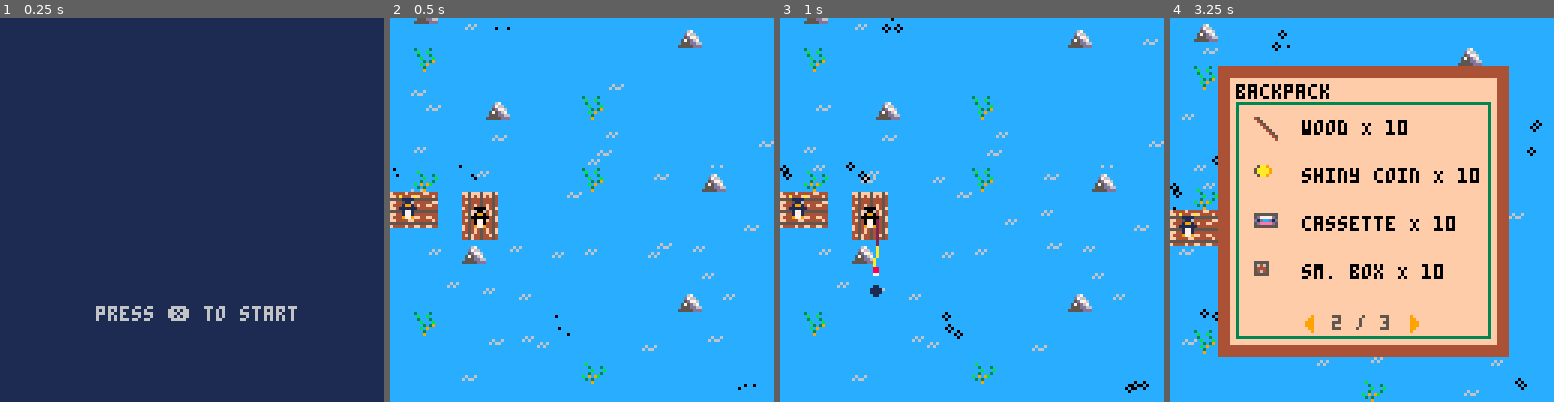
Above: before the commit, frames 1-4 (left to right).
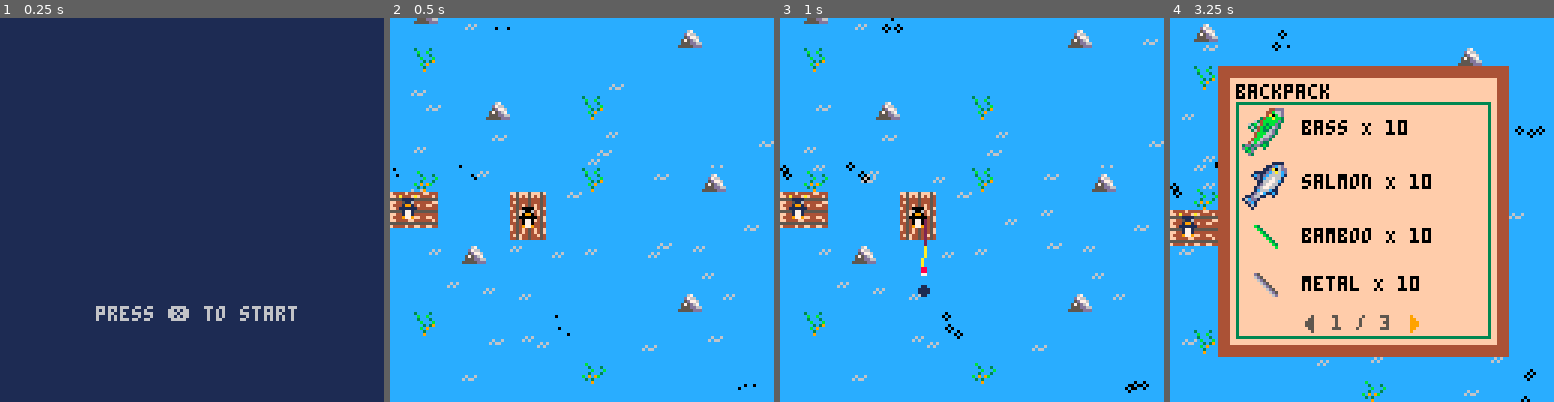
Above: after the commit, the same moments.

Repository: camirmas/carts
Game: PICO-8 cartridge projects/jam.p8
Same seed, same stepped clock (60 frames per second), same inputs: the game is played once before the commit and once after it.
Inputs:
- Up to frame 1 (0.25 s): no input
- Up to frame 2 (0.5 s): tap X (X key) at 0.33 s
- Up to frame 3 (1 s): tap O (Z key) at 0.7 s
- Up to frame 4 (3.25 s): tap X (X key) at 1.07, 1.85, 2.97 s; hold Right 1.6-2.1 s; tap O (Z key) every 0.4 s from 1.7 to 2.9 s; hold Up 2.15-2.42 s; hold Right 2.47-3.03 s; hold Left from 3.08 s (still down)

Frame 1 is identical in both runs. In frame 2, 2.3% of the frame differs, in the area x 18-41%, y 45-58%; in frame 3, 2.7%; in frame 4, 5.4%, in the area x 0-98%, y 7-100%.

Commit message:
Fix menu state mgmt

Diff:
--- a/projects/jam.p8
+++ b/projects/jam.p8
@@ -1,6 +1,8 @@
 pico-8 cartridge // http://www.pico-8.com
 version 41
 __lua__
+
+-- CONSTANTS
 
 debug = ""
 debug_hitbox = false
@@ -33,12 +35,13 @@
 objects = {}
 boat_particles = {}
 
+-- OBJECT DEFINITIONS
+
 item_types = {
 	fish = 1,
 	junk = 2,
 	item = 3,
 }
-
 
 fish = {
 	bass = {
@@ -79,18 +82,6 @@
 		dim = 1
 	}
 }
-
-function draw_fish(fish, x, y)
-	palt(0, false)
-	palt(fish.t_col, true)
-	spr(fish.k, x, y, fish.dim, fish.dim)
-	palt(0, true)
-	palt(fish.t_col, false)
-end
-
-function draw_item(item, x, y)
-	spr(item.k, x + item.off.x, y + item.off.y)
-end
 
 items = {
 	cassette = {
@@ -160,6 +151,68 @@
 	}
 }
 
+-- UTILITIES
+
+function contains(table, element)
+	for _, value in pairs(table) do
+		if value == element then
+			return true
+		end
+	end
+	return false
+end
+
+-- DIALOGUE
+
+function dtb_init()
+    dtb_q={}
+    dtb_p=1
+    dtb_qt=nil
+end
+
+function dtb_update()
+    if #dtb_q~=0 then
+        dtb_p+=1
+        if dtb_p>#dtb_qt then
+            dtb_p=#dtb_qt
+            if btnp(k_O) then
+                del(dtb_q,dtb_qt)
+            dtb_qt=dtb_q[1]
+                dtb_p=1
+            end
+        elseif btnp(k_O) then
+            dtb_p=#dtb_qt
+        end
+    end
+end
+
+function dtb_draw()
+    if dtb_qt~=nil then
+        rectfill(2,105,125,125,1)
+        print(sub(dtb_qt,1,dtb_p),4,107,7)
+        if dtb_p==#dtb_qt then
+            print("🅾️",117,119,13)
+        end
+    end
+end
+
+function dtb_disp(str)
+    add(dtb_q,str)
+    if (#dtb_q==1) dtb_qt=dtb_q[1]
+end
+
+function draw_fish(fish, x, y)
+	palt(0, false)
+	palt(fish.t_col, true)
+	spr(fish.k, x, y, fish.dim, fish.dim)
+	palt(0, true)
+	palt(fish.t_col, false)
+end
+
+function draw_item(item, x, y)
+	spr(item.k, x + item.off.x, y + item.off.y)
+end
+
 function get_region(x, y)
     -- Define the quadrant boundaries
     local half_width = 128 * 8 / 2
@@ -181,14 +234,6 @@
     end
 end
 
-function add_arr(arr1, arr2)
-    local result = {}
-    for i = 1, #arr1 do
-        result[i] = arr1[i] + arr2[i]
-    end
-    return result
-end
-
 function sample(l)
 	return l[flr(rnd(#l)+1)]
 end
@@ -215,191 +260,13 @@
 	return sqrt(x^2+y^2)
 end
 
+-- OBJECT CREATION
+
 function create_trader()
-	local w = 14 * 8
-	local h = 15 * 8
-	local bg = {2*8, 2*8, w, h}
-	local bp = {bg[1] + 4, bg[2] + 4, bg[3] - 4, bg[4] - 4}
-	local ilist = {bp[1] + 2, bp[2] + 8, bp[3] - 2, bp[4] - 2}
-
 	local t = {
 		x = 0,
-		y = 16 * 8,
-		w = w,
-		h = h,
-		bg = bg, -- background rect
-		bp = bp, -- backpack overlay rect
-		ilist = ilist, -- item list rect
-
-		enter_zone = {
-			x = 0,
-			y = 16*8,
-			hitbox = {x = 0, y = -4, w = 20, h = 20}
-		},
+		y = 16*8,
 		hitbox = {x = 0, y = 0, w = 16, h = 12},
-		enabled = false,
-		selected = 1,
-		items = {
-			items.sm_box,
-			items.lg_box
-		},
-		submenu = {
-			selected = 1,
-			ilist = ilist,
-			enabled = false,
-			item = nil,
-
-			open = function(self, item)
-				self.enabled = true
-				self.item = item
-			end,
-
-			close = function(self)
-				self.enabled = false
-				self.item = nil
-			end,
-
-			select = function(self)
-				if self.selected == 1 then
-					self:craft()
-				else
-					-- exit
-					self:close()
-				end
-			end,
-
-			craftable = function(self)
-				if (not self.item) return
-
-				for name, qty in pairs(self.item.junk) do
-					local p_qty = player.backpack.junk[name].quantity
-					if (p_qty < qty) return false
-				end
-
-				for name, qty in pairs(self.item.fish) do
-					local f_qty = player.backpack.fish[name].quantity
-					if (f_qty < qty) return false
-				end
-
-				return true
-			end,
-
-			craft = function(self)
-				if (not self:craftable()) return
-
-				for name, qty in pairs(self.item.junk) do
-					local j = junk[name]
-					player.backpack:rm(j, qty)
-				end
-
-				for name, qty in pairs(self.item.fish) do
-					local f = fish[name]
-					player.backpack:rm(f, qty)
-				end
-
-				for name, qty in pairs(self.item.items) do
-					local i = items[name]
-					player.backpack:rm(i, qty)
-				end
-
-				player.backpack:add(self.item, 1)
-			end,
-
-			update = function(self)
-				if btn(k_right) and self.selected == 1 then
-					self.selected = 2
-				elseif btn(k_left) and self.selected == 2 then
-					self.selected = 1
-				end
-			end,
-
-			draw = function(self)
-				-- apply camera offsets
-				local r = add_arr({cam.x, cam.y, cam.x, cam.y}, self.ilist)
-				rectfill(r[1], r[2], r[3], r[4], 6)
-				rect(r[1], r[2], r[3], r[4], 3)
-
-
-				local x_mid = flr(r[1] + (r[3]-r[1])/2)
-				local cx = r[1] + 4
-				local cy = r[2] + 4
-
-				local name = self.item.disp_name or self.item.name
-				local p_qty = player.backpack.items[self.item.name].quantity
-				draw_item(self.item, cx, cy)
-				print(name .. " X " .. p_qty, cx + 20, cy + 2, 0)
-
-				cy += 12
-
-				spr(57, x_mid - 4, cy, 1, 1, false, true)
-
-				cy += 12
-
-				for name, qty in pairs(self.item.junk) do
-					local p_qty = player.backpack.junk[name].quantity
-					local j = junk[name]
-					spr(j.k, cx, cy)
-					print(j.name .. " X " .. p_qty .. "/" .. qty, cx + 20, cy + 2, 0)
-					cy += 14
-				end
-
-				for name, qty in pairs(self.item.fish) do
-					local p_qty = player.backpack.fish[name].quantity
-					local f = fish[name]
-					draw_fish(f, cx, cy)
-					print(f.name .. " X " .. p_qty .. "/" .. qty, cx + 20, cy + 4, 0)
-					cy += 16
-				end
-
-				local craftable = self:craftable()
-
-				local c = "craft"
-				local e = "exit"
-
-				if (craftable) print(c, x_mid - 3*#c - 6, r[4] - 6, 3)
-				print(e, x_mid + 3*#e, r[4] - 6, 5)
-
-				if (self.selected == 1) and craftable then
-					spr(59, x_mid - 4*#c - 6, r[4] - 8)
-				else
-					spr(59, x_mid + 4*#e - 9, r[4] - 8)
-				end
-			end
-		},
-
-		toggle = function(self)
-			if self.submenu.enabled then
-				self.submenu:close()
-			else
-				self.enabled = not self.enabled
-			end
-		end,
-
-		update = function(self)
-			if btnp(k_O) then
-				if self.submenu.enabled then
-					self.submenu:select()
-				else
-					self.submenu:open(self.items[self.selected])
-				end
-			end
-
-			if self.submenu.enabled and btnp(k_X) then
-				self.submenu:close()
-			end
-
-			if self.submenu.enabled then
-				self.submenu:update()
-				return
-			end
-
-			if btnp(k_down) and self.selected < #self.items then
-				self.selected += 1
-			elseif btnp(k_up) and self.selected > 1 then
-				self.selected -= 1
-			end
-
-		end,
 
 		draw = function(self)
 			spr(9, self.x, self.y, 2, 2)
@@ -413,51 +280,9 @@
 			palt(11, false)
 
 			draw_hitbox(self)
-
-			if self.enabled then
-				-- apply camera offsets
-				local c = {cam.x, cam.y, cam.x, cam.y}
-				local bg = add_arr(c, self.bg)
-				local bp = add_arr(c, self.bp)
-				local ilist = add_arr(c, self.ilist)
-
-				-- background
-				rectfill(bg[1], bg[2], bg[3], bg[4], 5)
-
-				-- backpack overlay
-				rectfill(bp[1], bp[2], bp[3], bp[4], 15)
-
-				-- title
-				local title = "craft"
-				print(title, bp[1] + 2, bp[2] + 2, 0)
-
-				-- draw items
-				rect(ilist[1], ilist[2], ilist[3], ilist[4], 3)
-
-				local cx_init = ilist[1] + 3
-				local cy_init = ilist[2] + 3
-				local cx = cx_init
-				local cy = cy_init
-
-				local i = 1
-				for item in all(self.items) do
-
-					if i == self.selected then
-						spr(59, cx, cy + 2)
-					end
-
-					draw_item(item, cx + 4, cy + 2)
-
-					print((item.disp_name or item.name), cx + 20, cy + 4, 0)
-
-					cy += 16
-					i += 1
-				end
-
-				if (self.submenu.enabled) self.submenu:draw()
-			end
 		end
 	}
+
 	add(objects, t)
 
 	return t
@@ -1289,23 +1113,231 @@
 	add(objects, left)
 end
 
-function start_game()
-	states:update_state(states.game)
-	player = create_player(3*8, 16 * 8)
-	cam = {x=0, y=0}
-	trader = create_trader()
-	backpack_ui = create_backpack_ui()
-	create_map_bounds()
-
-	for _, f in pairs(fish) do
-		player.backpack:add(f, 10)
-	end
-	for _, j in pairs(junk) do
-		player.backpack:add(j, 10)
-	end
-	for _, i in pairs(items) do
-		player.backpack:add(i, 10)
-	end
+-- MENUS
+
+function create_trader_ui()
+	local w = 14 * 8
+	local h = 15 * 8
+	local bg = {2*8, 2*8, w, h}
+	local bp = {bg[1] + 4, bg[2] + 4, bg[3] - 4, bg[4] - 4}
+	local ilist = {bp[1] + 2, bp[2] + 8, bp[3] - 2, bp[4] - 2}
+
+	local t = {
+		x = 0,
+		y = 16 * 8,
+		w = w,
+		h = h,
+		bg = bg, -- background rect
+		bp = bp, -- backpack overlay rect
+		ilist = ilist, -- item list rect
+		hitbox = {x = 0, y = -4, w = 20, h = 20},
+
+		enabled = false,
+		selected = 1,
+		items = {
+			items.sm_box,
+			items.lg_box
+		},
+		submenu = {
+			selected = 1,
+			ilist = ilist,
+			item = nil,
+
+			set_item = function(self, item)
+				self.item = item
+			end,
+
+			on_left = function(self)
+				if (self.selected == 2) self.selected = 1
+			end,
+
+			on_right = function(self)
+				if (self.selected == 1) self.selected = 2
+			end,
+
+			on_up = function(self)
+
+			end,
+
+			on_down = function(self)
+
+			end,
+
+			on_O = function(self)
+				if self.selected == 1 then
+					self:craft()
+				else
+					-- exit
+					menu_state = "trader"
+				end
+			end,
+
+			update = function(self)
+			end,
+
+			craftable = function(self)
+				if (not self.item) return
+
+				for name, qty in pairs(self.item.junk) do
+					local p_qty = player.backpack.junk[name].quantity
+					if (p_qty < qty) return false
+				end
+
+				for name, qty in pairs(self.item.fish) do
+					local f_qty = player.backpack.fish[name].quantity
+					if (f_qty < qty) return false
+				end
+
+				return true
+			end,
+
+			craft = function(self)
+				if (not self:craftable()) return
+
+				for name, qty in pairs(self.item.junk) do
+					local j = junk[name]
+					player.backpack:rm(j, qty)
+				end
+
+				for name, qty in pairs(self.item.fish) do
+					local f = fish[name]
+					player.backpack:rm(f, qty)
+				end
+
+				for name, qty in pairs(self.item.items) do
+					local i = items[name]
+					player.backpack:rm(i, qty)
+				end
+
+				player.backpack:add(self.item, 1)
+			end,
+
+			draw = function(self)
+				-- draw base ui
+				trader_ui:draw()
+
+				local r = self.ilist
+				rectfill(r[1], r[2], r[3], r[4], 6)
+				rect(r[1], r[2], r[3], r[4], 3)
+
+
+				local x_mid = flr(r[1] + (r[3]-r[1])/2)
+				local cx = r[1] + 4
+				local cy = r[2] + 4
+
+				local name = self.item.disp_name or self.item.name
+				local p_qty = player.backpack.items[self.item.name].quantity
+				draw_item(self.item, cx, cy)
+				print(name .. " X " .. p_qty, cx + 20, cy + 2, 0)
+
+				cy += 12
+
+				spr(57, x_mid - 4, cy, 1, 1, false, true)
+
+				cy += 12
+
+				for name, qty in pairs(self.item.junk) do
+					local p_qty = player.backpack.junk[name].quantity
+					local j = junk[name]
+					spr(j.k, cx, cy)
+					print(j.name .. " X " .. p_qty .. "/" .. qty, cx + 20, cy + 2, 0)
+					cy += 14
+				end
+
+				for name, qty in pairs(self.item.fish) do
+					local p_qty = player.backpack.fish[name].quantity
+					local f = fish[name]
+					draw_fish(f, cx, cy)
+					print(f.name .. " X " .. p_qty .. "/" .. qty, cx + 20, cy + 4, 0)
+					cy += 16
+				end
+
+				local craftable = self:craftable()
+
+				local c = "craft"
+				local e = "exit"
+
+				if (craftable) print(c, x_mid - 3*#c - 6, r[4] - 6, 3)
+				print(e, x_mid + 3*#e, r[4] - 6, 5)
+
+				if (self.selected == 1) and craftable then
+					spr(59, x_mid - 4*#c - 6, r[4] - 8)
+				else
+					spr(59, x_mid + 4*#e - 9, r[4] - 8)
+				end
+			end
+		},
+
+		on_O = function(self)
+			self.submenu:set_item(self.item)
+			menu_state = "trader_submenu"
+		end,
+
+		on_left = function(self)
+
+		end,
+
+		on_right = function(self)
+
+		end,
+
+		on_up = function(self)
+			if self.selected > 1 then
+				self.selected -= 1
+			end
+		end,
+
+		on_down = function(self)
+			if self.selected < #self.items then
+				self.selected += 1
+			end
+		end,
+
+		update = function(self)
+			self.item = self.items[self.selected]
+		end,
+
+		draw = function(self)
+			local bg = self.bg
+			local bp = self.bp
+			local ilist = self.ilist
+
+			-- background
+			rectfill(bg[1], bg[2], bg[3], bg[4], 5)
+
+			-- backpack overlay
+			rectfill(bp[1], bp[2], bp[3], bp[4], 15)
+
+			-- title
+			local title = "craft"
+			print(title, bp[1] + 2, bp[2] + 2, 0)
+
+			-- draw items
+			rect(ilist[1], ilist[2], ilist[3], ilist[4], 3)
+
+			local cx_init = ilist[1] + 3
+			local cy_init = ilist[2] + 3
+			local cx = cx_init
+			local cy = cy_init
+
+			local i = 1
+			for item in all(self.items) do
+
+				if i == self.selected then
+					spr(59, cx, cy + 2)
+				end
+
+				draw_item(item, cx + 4, cy + 2)
+
+				print((item.disp_name or item.name), cx + 20, cy + 4, 0)
+
+				cy += 16
+				i += 1
+			end
+		end
+	}
+
+	return t
 end
 
 function create_backpack_ui()
@@ -1323,10 +1355,25 @@
 		ilist = ilist, -- item list rect
 		curr_page = 1,
 		pages = {},
-		enabled = false,
-
-		toggle = function(self)
-			self.enabled = not self.enabled
+
+		on_O = function(self)
+
+		end,
+
+		on_left = function(self)
+			if (self.curr_page > 1) self.curr_page -= 1
+		end,
+
+		on_right = function(self)
+			if (self.curr_page < #self.pages) self.curr_page += 1
+		end,
+
+		on_up = function(self)
+
+		end,
+
+		on_down = function(self)
+
 		end,
 
 		update = function(self)
@@ -1388,23 +1435,13 @@
 			end
 
 			self.pages = pages
-
-			if btnp(k_left) then
-				if (self.curr_page > 1) self.curr_page -= 1
-			elseif btnp(k_right) then
-				if (self.curr_page < #self.pages) self.curr_page += 1
-			end
 		end,
 
 		-- draw based on camera view
 		draw = function(self)
-			local page = {}
-
-			-- apply offsets
-			local c = {cam.x, cam.y, cam.x, cam.y}
-			local bg = add_arr(c, self.bg)
-			local bp = add_arr(c, self.bp)
-			local ilist = add_arr(c, self.ilist)
+			local bg = self.bg
+			local bp = self.bp
+			local ilist = self.ilist
 
 			-- background
 			rectfill(bg[1], bg[2], bg[3], bg[4], 4)
@@ -1469,11 +1506,60 @@
 	return backpack_ui
 end
 
+-- GAME LOOP
+
+function load_map()
+    for x=1,128 do
+        for y=1,64 do
+            local tile = mget(x, y)
+            if contains(k_rocks, tile) then
+                add(objects, create_rock(x*8, y*8))
+			elseif tile == k_ice_block then
+				add(objects, create_ice_block(x*8, y*8))
+			end
+        end
+    end
+
+    -- debug=#objects
+end
+
+function _init()
+	states:update_state(states.start)
+	load_map()
+	-- music(0)
+end
+
+function start_game()
+	states:update_state(states.game)
+	player = create_player(5*8, 16 * 8)
+	cam = {x=0, y=0}
+	trader = create_trader()
+	trader_ui = create_trader_ui()
+	backpack_ui = create_backpack_ui()
+	create_map_bounds()
+	menu_state = nil
+	menu_states = {
+		trader = trader_ui,
+		trader_submenu = trader_ui.submenu,
+		backpack = backpack_ui
+	}
+
+	for _, f in pairs(fish) do
+		player.backpack:add(f, 10)
+	end
+	for _, j in pairs(junk) do
+		player.backpack:add(j, 10)
+	end
+	for _, i in pairs(items) do
+		player.backpack:add(i, 10)
+	end
+end
+
 states = {
 	state = nil,
 	start = {
 		_update = function()
-			if (btn(k_X)) start_game()
+			if (btnp(k_X)) start_game()
 		end,
 		_draw = function()
 			cls(1)
@@ -1486,21 +1572,37 @@
 		_update = function()
 			debug = ""
 
-			if btnp(k_X) then
-				if player:collide(trader.enter_zone, 0, 0) then
-					trader:toggle()
-				else
-					backpack_ui:toggle()
-				end
-			end
-
-			if trader.enabled then
-				trader:update()
-				return
-			end
-
-			if backpack_ui.enabled then
-				backpack_ui:update()
+			if not menu_state then
+				if btnp(k_X) then
+					menu_state = "backpack"
+					return
+				elseif btnp(k_O) and player:collide(trader_ui, 0, 0) then
+					menu_state = "trader"
+					return
+				end
+			end
+
+			if menu_state then
+				menu_states[menu_state]:update()
+
+				if btnp(k_O) then
+					menu_states[menu_state]:on_O()
+				elseif btnp(k_X) then
+					if menu_state == "trader_submenu" then
+						menu_state = "trader"
+					elseif menu_state == "trader" or menu_state == "backpack" then
+						menu_state = nil
+					end
+				elseif btnp(k_up) then
+					menu_states[menu_state]:on_up()
+				elseif btnp(k_down) then
+					menu_states[menu_state]:on_down()
+				elseif btnp(k_left) then
+					menu_states[menu_state]:on_left()
+				elseif btnp(k_right) then
+					menu_states[menu_state]:on_right()
+				end
+
 				return
 			end
 
@@ -1541,9 +1643,8 @@
 		_draw = function()
 			cls()
 			-- palt(0, true)
+			camera(cam.x, cam.y)
 			map()
-
-			camera(cam.x, cam.y)
 
 			for wave in all(waves) do
 				wave:draw()
@@ -1564,9 +1665,11 @@
 
 			player:draw()
 
-			trader:draw()
-
-			if (backpack_ui.enabled) backpack_ui:draw()
+			if menu_state then
+				camera(0, 0)
+				menu_states[menu_state]:draw()
+				camera(cam.x, cam.y)
+			end
 
 			-- debug = "missed: " .. missed
 			-- debug = "" .. get_region(player.x, player.y).id
@@ -1583,35 +1686,6 @@
 	end
 }
 
-function contains(table, element)
-	for _, value in pairs(table) do
-		if value == element then
-			return true
-		end
-	end
-	return false
-end
-
-function load_map()
-    for x=1,128 do
-        for y=1,64 do
-            local tile = mget(x, y)
-            if contains(k_rocks, tile) then
-                add(objects, create_rock(x*8, y*8))
-			elseif tile == k_ice_block then
-				add(objects, create_ice_block(x*8, y*8))
-			end
-        end
-    end
-
-    -- debug=#objects
-end
-
-function _init()
-	states:update_state(states.start)
-	load_map()
-	-- music(0)
-end
 
 __gfx__
 00000000ccccccccffffffff11111111bbbbbbbbbbbbbbbbbbbbbbbb445f445444540000f4444f44444ff44488000000bbbbbbbbbb1111bb0000000000000000
